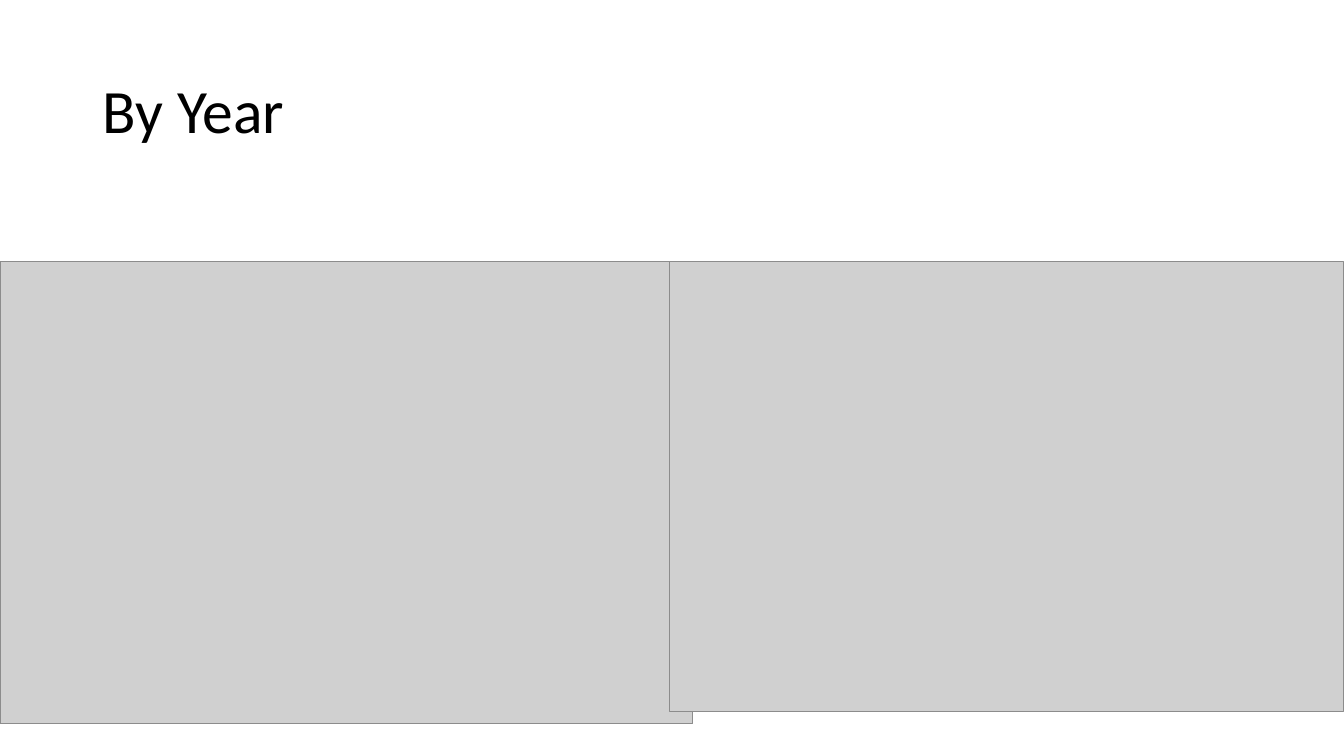
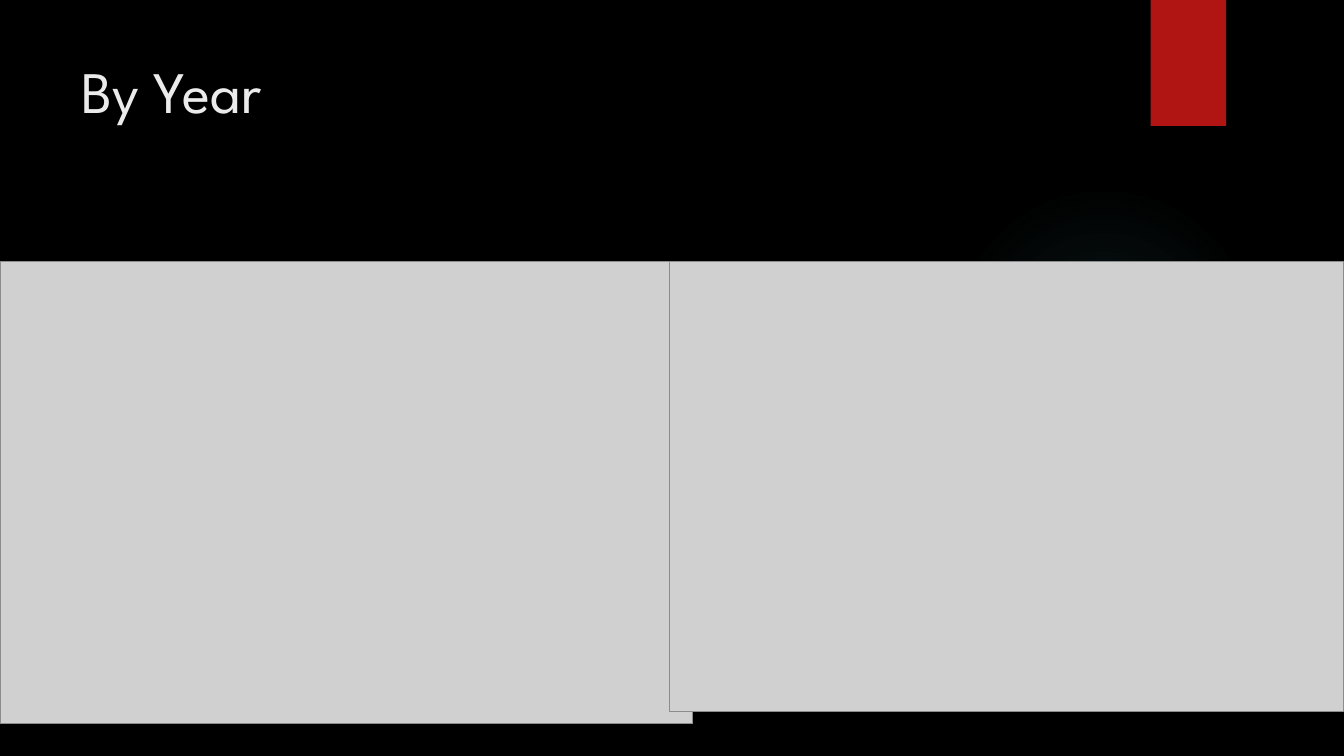
Before and after one commit to dgsorensen/GroupProject, a slide deck: slide 10 of Documentation/Group Presentation.pptx. Drawn at 1344x756 pixels with LibreOffice and Linux fonts; fonts in the diff are those of the drawing; grey boxes stand for pictures; background and template pictures are left out. Boxes give left, top, right and bottom in pixels: in the first picture for what was removed or moved away, otherwise in the second. Text is boxed around its words. In the diff, an @@ line names an element or a change of style, - is before the commit and + after.

```diff
--- a/Documentation/Group Presentation.pptx
+++ b/Documentation/Group Presentation.pptx
@@ background #FFFFFF to picture (left out) @@
@@ rectangle added at box(1150, 0, 1226, 126), fill #B01513 @@
@@ title "By Year": place and size @@
-title "By Year" at box(102, 93, 284, 143)
+title "By Year" at box(81, 74, 262, 126)
@@ title "By Year" at box(81, 74, 262, 126): size 44 to 42 pt, font Calibri to League Spartan, text colour #000000 to #EBEBEB; line spacing 0.9 to 1; vertical alignment middle to top @@
@@ ellipse added at box(949, 185, 1259, 495), fill gradient #50B9C1 @@
```
Also in this commit, not shown: 10 other slides changed.
